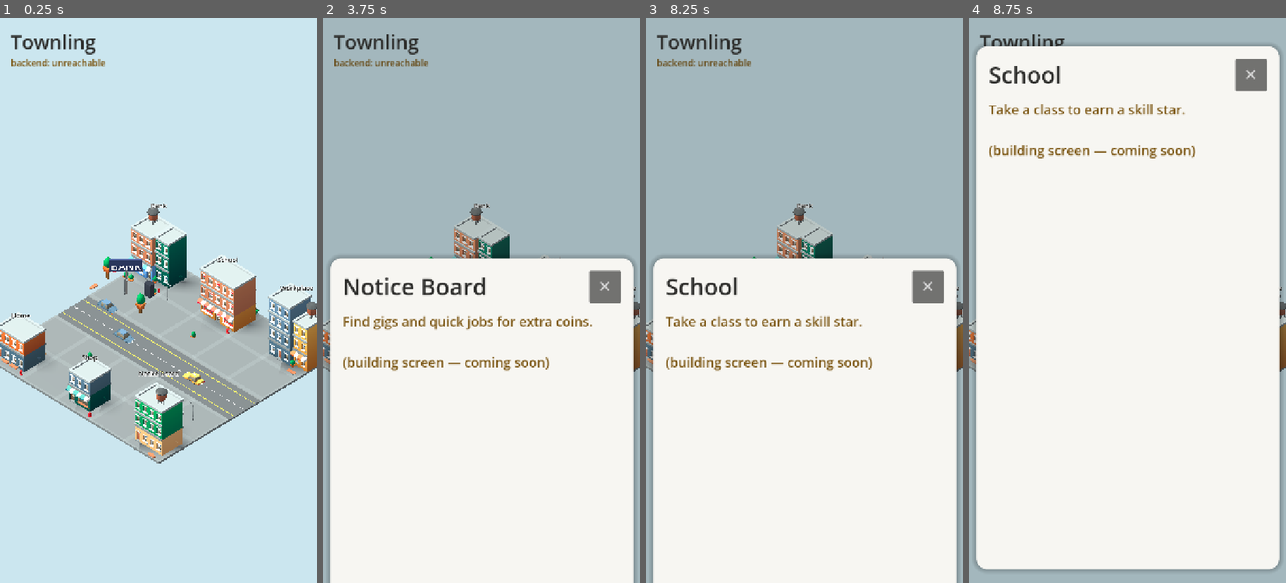
Above: before the commit, frames 1-4 (left to right).
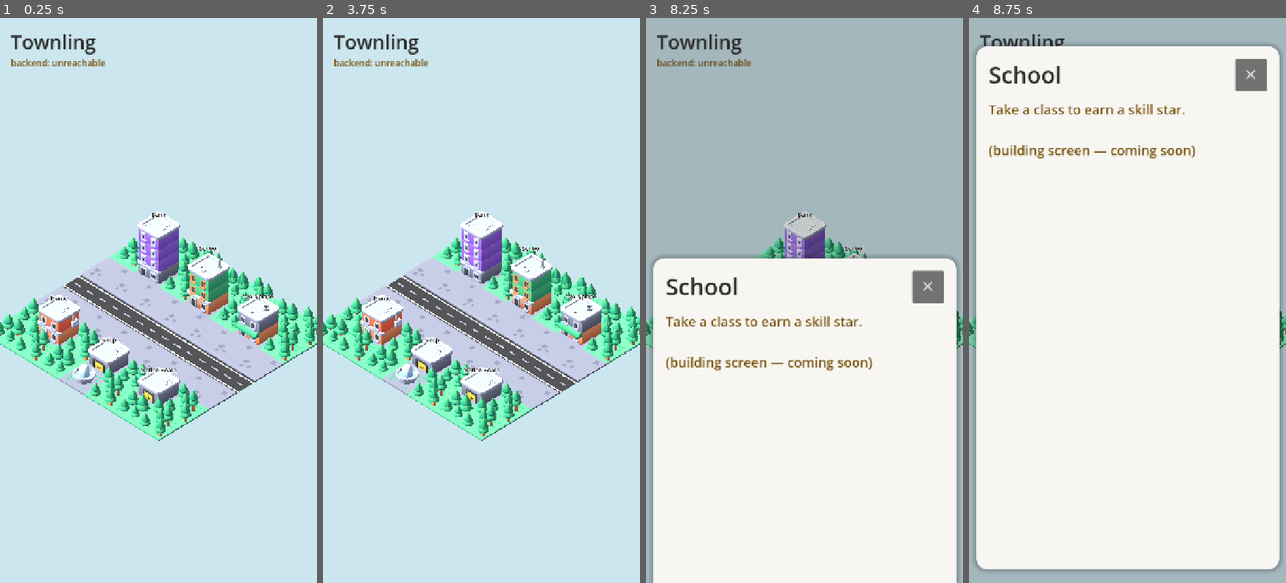
Above: after the commit, the same moments.

Repository: ayeshaverdan/townling
Game: Godot game, scene res://scenes/diorama.tscn
The game is run twice, just before and just after one commit, with the same random seed, the same clock (stepped at 60 frames per second) and the same inputs.
Inputs (mouse positions are in pixels of both pictures, inside the frame that each line leads up to):
- Up to frame 1 (0.25 s): no input
- Up to frame 2 (3.75 s): tap Enter at 0.5, 2.75 s; move the mouse to (551, 272) at 0.52 s; click (551, 272) at 0.67 s; click "✕" at 1.25 s; tap Space at 2, 3.5 s; move the mouse to (418, 328) at 2.02 s; click (418, 328) at 2.17 s; move the mouse to (513, 176) at 2.77 s; click (513, 176) at 2.92 s; move the mouse to (465, 413) at 3.52 s; click (465, 413) at 3.67 s
- Up to frame 3 (8.25 s): click (928, 74) at 4.25 s, where only the run before the commit has a clickable "✕"; tap Enter at 5 s; move the mouse to (899, 385) at 5.02 s; click (899, 385) at 5.17 s; tap Space at 5.75 s; move the mouse to (709, 215) at 5.77 s; click (709, 215) at 5.92 s; move the mouse to (820, 300) at 6.52 s; click (820, 300) at 6.67 s; move the mouse to (756, 159) at 7.27 s; click (756, 159) at 7.42 s; move the mouse to (874, 272) at 8.02 s; click (874, 272) at 8.17 s
- Up to frame 4 (8.75 s): no input

The runs differ from the first frame. In frame 1, 25% of the frame differs, in the area x 0-100%, y 32-79%; in frame 2, 98%, in the area x 0-100%, y 0-100%; in frame 3, 1.7%; in frame 4, 0.4%.

Commit message:
Switch town to Kenney Starter Kit: City Builder
Replace the KayKit City Builder Bits town with Kenney's Starter Kit: City
Builder (MIT kit / CC0 models) — a cleaner low-poly city with real tree
tiles, a fountain, grass, roads, and a shared colormap. Rebuild the diorama
on the kit's 1×1 grid: six labelled landmark buildings on a grass grid with
a street, sidewalks, trees and a fountain; tap-to-open interaction, labels
and backend overlay retained.

We use the kit's models only (not its GridMap builder). Removes the KayKit
city assets; the KayKit Adventurers character placeholder is unchanged.
Updates design doc §18, CLAUDE.md, attributions and the assets README.

Co-Authored-By: Claude Opus 4.8 <noreply@anthropic.com>

Diff:
--- a/game/scripts/diorama.gd
+++ b/game/scripts/diorama.gd
@@ -1,41 +1,42 @@
 extends Node3D
 ## Townling town diorama (design doc §5, §18 visual-direction update).
 ##
-## Low-poly 3D on a fixed orthographic (isometric) camera. The six Band-B
-## landmark buildings (spec §5 / design doc §5) sit on a 2x2-unit grid of
-## KayKit City Builder tiles, each captioned with a floating label. Tapping a
-## building slides its screen up over the city; closing returns to the city —
-## everything one tap deep.
+## Low-poly 3D on a fixed orthographic (isometric) camera, built from Kenney's
+## City Builder kit (1x1-unit tiles). The six Band-B landmark buildings (spec
+## §5) sit on a grass grid with a street, sidewalks, trees and a fountain, each
+## captioned with a floating label. Tapping a building slides its screen up over
+## the city; closing returns to it — one tap deep.
 ##
 ## The backend health check from the bootstrap is retained as a UI overlay.
 
-const CITY := "res://assets/city/Assets/gltf/"
-const TILE := 2.0  # world units per grid cell
-
-## The six launch landmarks. Each: display name, building mesh, grid cell, and a
-## one-line purpose blurb shown on the (placeholder) building screen.
+const KEN := "res://assets/kenney/"
+const TILE := 1.0  # world units per grid cell
+
+## The six launch landmarks: name, Kenney model, grid cell, purpose blurb.
 const LANDMARKS := [
-	{"name": "Bank", "mesh": "building_G", "cell": Vector2i(0, 0),
+	{"name": "Bank", "model": "building-small-c", "cell": Vector2i(1, 1),
 		"blurb": "Save your coins in the jar and watch them grow."},
-	{"name": "School", "mesh": "building_E", "cell": Vector2i(2, 0),
+	{"name": "School", "model": "building-small-b", "cell": Vector2i(3, 1),
 		"blurb": "Take a class to earn a skill star."},
-	{"name": "Workplace", "mesh": "building_H", "cell": Vector2i(4, 0),
+	{"name": "Workplace", "model": "building-small-d", "cell": Vector2i(5, 1),
 		"blurb": "Work a shift and earn your weekly salary."},
-	{"name": "Home", "mesh": "building_B", "cell": Vector2i(0, 4),
+	{"name": "Home", "model": "building-small-a", "cell": Vector2i(1, 5),
 		"blurb": "Rest to refill energy, decorate, plan your day."},
-	{"name": "Shop", "mesh": "building_A", "cell": Vector2i(2, 4),
+	{"name": "Shop", "model": "building-garage", "cell": Vector2i(3, 5),
 		"blurb": "Buy groceries and the things you need."},
-	{"name": "Notice Board", "mesh": "building_D", "cell": Vector2i(4, 4),
+	{"name": "Notice Board", "model": "building-garage", "cell": Vector2i(5, 5),
 		"blurb": "Find gigs and quick jobs for extra coins."},
 ]
-## Mesh heights (world units) for label placement + pick boxes, from glTF bounds.
+## Model heights (world units) for label placement + pick boxes, from glTF bounds.
 const HEIGHTS := {
-	"building_A": 1.65, "building_B": 1.65, "building_D": 2.97,
-	"building_E": 2.35, "building_G": 2.98, "building_H": 3.05,
+	"building-small-a": 0.95, "building-small-b": 1.63, "building-small-c": 1.75,
+	"building-small-d": 1.0, "building-garage": 0.55,
 }
-const COLS := 5
-const ROWS := 5
-const ROAD_ROW := 2
+const COLS := 7
+const ROWS := 7
+const ROAD_ROW := 3
+const SIDEWALK_ROWS := [2, 4]
+const FOUNTAIN_CELL := Vector2i(3, 6)
 
 const DEFAULT_API_BASE := "http://localhost:8000"
 var _api_base := DEFAULT_API_BASE
@@ -48,7 +49,6 @@
 @onready var world: Node3D = $World
 @onready var backend_status: Label = $UI/Banner/BackendStatus
 
-# Building-screen widgets (built in code).
 var _screen: Control
 var _card: PanelContainer
 var _screen_title: Label
@@ -79,10 +79,9 @@
 
 
 func _capture_and_quit() -> void:
-	# --zoom frames a single building for design review; default is the town.
 	if "--zoom" in OS.get_cmdline_args():
-		var focus := Vector3(0.0, 1.0, 1.4)  # the Bank lot
-		camera.size = 7.0
+		var focus := Vector3(1.0, 0.6, 1.0)  # the Bank
+		camera.size = 5.0
 		camera.position = focus + Vector3(9.0, 10.0, 9.0)
 		camera.look_at(focus, Vector3.UP)
 	for _i in range(6):
@@ -96,185 +95,92 @@
 
 func _setup_light() -> void:
 	sun.rotation = Vector3(deg_to_rad(-50.0), deg_to_rad(-55.0), 0.0)
-	sun.light_energy = 0.6
-	sun.light_color = Color(1.0, 0.97, 0.9)
+	sun.light_energy = 0.75
+	sun.light_color = Color(1.0, 0.98, 0.92)
 	sun.shadow_enabled = true
-	sun.shadow_blur = 2.0
+	sun.shadow_blur = 1.5
 
 
 func _build_town() -> void:
-	var landmark_cells := {}
+	var building_cells := {}
 	for lm in LANDMARKS:
-		landmark_cells[lm["cell"]] = lm
-
+		building_cells[lm["cell"]] = lm
+
+	# Ground layer: road / sidewalk / grass.
 	for row in ROWS:
 		for col in COLS:
 			var cell := Vector2i(col, row)
-			if landmark_cells.has(cell):
-				continue
 			if row == ROAD_ROW:
-				_place("%sroad_straight.gltf" % CITY, col, row, 90.0)
+				_spawn("road-straight", cell, 90.0)
+			elif row in SIDEWALK_ROWS:
+				_spawn("pavement", cell)
 			else:
-				_place("%sbase.gltf" % CITY, col, row)
-
+				_spawn("grass", cell)
+
+	# Landmarks + labels + pick boxes.
 	for lm in LANDMARKS:
 		var cell: Vector2i = lm["cell"]
-		var inst := _place("%s%s.gltf" % [CITY, lm["mesh"]], cell.x, cell.y)
+		var inst := _spawn(lm["model"], cell)
 		if inst == null:
 			continue
-		var height: float = HEIGHTS.get(lm["mesh"], 3.0)
+		var height: float = HEIGHTS.get(lm["model"], 1.5)
 		_add_label(inst, lm["name"], height)
 		var box := AABB(
-			Vector3(cell.x * TILE - 1.0, 0.0, cell.y * TILE - 1.0),
-			Vector3(2.0, height, 2.0)
+			Vector3(cell.x * TILE - 0.5, 0.0, cell.y * TILE - 0.5),
+			Vector3(TILE, height, TILE)
 		)
 		_picks.append({"name": lm["name"], "blurb": lm["blurb"], "box": box})
 
-		# Per-landmark detailing (one category at a time).
-		var origin := Vector3(cell.x * TILE, 0.0, cell.y * TILE)
-		if lm["name"] == "Bank":
-			_decorate_bank(origin)
-
-	_place("%scar_sedan.gltf" % CITY, 1, ROAD_ROW, 90.0)
-	_place("%scar_taxi.gltf" % CITY, 3, ROAD_ROW, -90.0)
-	_place("%sbush.gltf" % CITY, 2, 1)
-	_place("%sbush.gltf" % CITY, 1, 3)
-	_place("%sbush.gltf" % CITY, 3, 3)
-	_place("%sstreetlight.gltf" % CITY, 0, 1, 180.0)
-	_place("%sstreetlight.gltf" % CITY, 4, 3)
-
-
-func _place(path: String, col: int, row: int, rot_deg: float = 0.0) -> Node3D:
-	var packed: Resource = load(path)
+	# Greenery: trees on the open grass cells (rows 0/6 and gaps in 1/5).
+	var tree_cells := [
+		Vector2i(0, 0), Vector2i(1, 0), Vector2i(2, 0), Vector2i(3, 0),
+		Vector2i(4, 0), Vector2i(5, 0), Vector2i(6, 0),
+		Vector2i(0, 1), Vector2i(2, 1), Vector2i(4, 1), Vector2i(6, 1),
+		Vector2i(0, 5), Vector2i(2, 5), Vector2i(4, 5), Vector2i(6, 5),
+		Vector2i(0, 6), Vector2i(1, 6), Vector2i(2, 6), Vector2i(4, 6),
+		Vector2i(5, 6), Vector2i(6, 6),
+	]
+	var tall := true
+	for cell in tree_cells:
+		_spawn("grass-trees-tall" if tall else "grass-trees", cell)
+		tall = not tall
+
+	# A fountain centrepiece in the front park.
+	_spawn("pavement-fountain", FOUNTAIN_CELL)
+
+
+## Instance a Kenney model at grid (col, row), rotated about Y.
+func _spawn(model: String, cell: Vector2i, rot_deg: float = 0.0) -> Node3D:
+	var packed: Resource = load("%s%s.glb" % [KEN, model])
 	if packed == null:
-		push_warning("Missing asset: %s" % path)
+		push_warning("Missing model: %s" % model)
 		return null
 	var inst: Node3D = packed.instantiate()
-	inst.position = Vector3(col * TILE, 0.0, row * TILE)
+	inst.position = Vector3(cell.x * TILE, 0.0, cell.y * TILE)
 	inst.rotation.y = deg_to_rad(rot_deg)
 	world.add_child(inst)
 	return inst
-
-
-# --- Composition helpers (world-space) -------------------------------------
-
-## Instance a kit asset at a world position, rotated about Y and scaled.
-func _spawn_at(path: String, pos: Vector3, rot_deg: float = 0.0, scale: float = 1.0) -> Node3D:
-	var packed: Resource = load(path)
-	if packed == null:
-		push_warning("Missing asset: %s" % path)
-		return null
-	var inst: Node3D = packed.instantiate()
-	inst.position = pos
-	inst.rotation.y = deg_to_rad(rot_deg)
-	inst.scale = Vector3.ONE * scale
-	world.add_child(inst)
-	return inst
-
-
-## A soft matte coloured box primitive (for signage / trunks).
-func _box(size: Vector3, color: Color, pos: Vector3) -> MeshInstance3D:
-	var mi := MeshInstance3D.new()
-	var mesh := BoxMesh.new()
-	mesh.size = size
-	mi.mesh = mesh
-	var mat := StandardMaterial3D.new()
-	mat.albedo_color = color
-	mat.roughness = 0.95
-	mat.specular_mode = BaseMaterial3D.SPECULAR_DISABLED
-	mi.material_override = mat
-	mi.position = pos
-	world.add_child(mi)
-	return mi
-
-
-## A low-poly tree: slim brown trunk + a scaled bush canopy, styled to the kit.
-func _tree(pos: Vector3, size: float = 2.0) -> void:
-	_box(Vector3(0.1, 0.45, 0.1), Color("6b4a2a"), pos + Vector3(0, 0.22, 0))
-	_spawn_at("%sbush.gltf" % CITY, pos + Vector3(0, 0.35, 0), 0.0, size)
-
-
-## A standing sign: post + coloured panel + billboard text.
-func _sign(pos: Vector3, text: String, panel_color: Color, face_deg: float) -> void:
-	var root := Node3D.new()
-	root.position = pos
-	root.rotation.y = deg_to_rad(face_deg)
-	world.add_child(root)
-
-	var post := MeshInstance3D.new()
-	var post_mesh := BoxMesh.new()
-	post_mesh.size = Vector3(0.09, 1.35, 0.09)
-	post.mesh = post_mesh
-	var post_mat := StandardMaterial3D.new()
-	post_mat.albedo_color = Color("8a8a8a")
-	post.material_override = post_mat
-	post.position = Vector3(0, 0.675, 0)
-	root.add_child(post)
-
-	var panel := MeshInstance3D.new()
-	var panel_mesh := BoxMesh.new()
-	panel_mesh.size = Vector3(1.35, 0.6, 0.08)
-	panel.mesh = panel_mesh
-	var panel_mat := StandardMaterial3D.new()
-	panel_mat.albedo_color = panel_color
-	panel_mat.roughness = 0.9
-	panel.material_override = panel_mat
-	panel.position = Vector3(0, 1.55, 0)
-	root.add_child(panel)
-
-	var label := Label3D.new()
-	label.text = text
-	label.billboard = BaseMaterial3D.BILLBOARD_ENABLED
-	label.pixel_size = 0.005
-	label.font_size = 90
-	label.outline_size = 10
-	label.modulate = Color("ffffff")
-	label.outline_modulate = Color(0.06, 0.1, 0.24, 1.0)
-	label.position = Vector3(0, 1.55, 0.06)
-	root.add_child(label)
-
-
-## Detail the Bank lot: hedges, trees, a BANK sign, an ATM, street furniture.
-## Front faces the road (+Z). Kept inside the lot so it reads at town scale.
-func _decorate_bank(origin: Vector3) -> void:
-	# Neat trimmed hedge along the frontage, with a gap for the entrance path.
-	for x in [-0.8, -0.5, 0.5, 0.8]:
-		_spawn_at("%sbush.gltf" % CITY, origin + Vector3(x, 0, 1.1), 0.0, 1.1)
-	# Two trees framing the plot at the front corners, clear of the sign.
-	_tree(origin + Vector3(-1.35, 0, 1.6))
-	_tree(origin + Vector3(1.35, 0, 2.4))
-	# Prominent BANK sign on the entrance path, facing the camera.
-	_sign(origin + Vector3(0.0, 0, 1.9), "BANK", Color("3a4a7a"), 45.0)
-	# An ATM: dark cabinet + a little blue screen, beside the entrance.
-	_box(Vector3(0.34, 0.72, 0.28), Color("343a45"), origin + Vector3(0.75, 0.36, 1.3))
-	_box(Vector3(0.22, 0.16, 0.06), Color("6aa6d6"), origin + Vector3(0.75, 0.5, 1.16))
-	# Street furniture, tucked to the sides.
-	_spawn_at("%sbench.gltf" % CITY, origin + Vector3(-1.3, 0, 2.5), 90.0)
-	_spawn_at("%sstreetlight.gltf" % CITY, origin + Vector3(1.5, 0, 1.0), 180.0)
-	_spawn_at("%sfirehydrant.gltf" % CITY, origin + Vector3(-1.45, 0, 1.1))
-	# A customer's car parked at the curb.
-	_spawn_at("%scar_sedan.gltf" % CITY, origin + Vector3(0.1, 0, 3.05), 90.0)
 
 
 func _add_label(building: Node3D, text: String, height: float) -> void:
 	var label := Label3D.new()
 	label.text = text
 	label.billboard = BaseMaterial3D.BILLBOARD_ENABLED
-	label.pixel_size = 0.006
-	label.font_size = 44
+	label.pixel_size = 0.0035
+	label.font_size = 48
 	label.outline_size = 10
 	label.modulate = Color("2c2c2a")
 	label.outline_modulate = Color(1, 1, 1, 0.95)
-	label.position = Vector3(0.0, height + 0.6, 0.0)
+	label.position = Vector3(0.0, height + 0.35, 0.0)
 	building.add_child(label)
 
 
 func _setup_camera() -> void:
-	var target := Vector3((COLS - 1) * TILE * 0.5, 3.0, (ROWS - 1) * TILE * 0.5)
+	var target := Vector3((COLS - 1) * TILE * 0.5, 1.2, (ROWS - 1) * TILE * 0.5)
 	camera.projection = Camera3D.PROJECTION_ORTHOGONAL
 	camera.keep_aspect = Camera3D.KEEP_WIDTH
-	camera.size = 13.0
-	camera.position = target + Vector3(14.0, 15.0, 14.0)
+	camera.size = 9.0
+	camera.position = target + Vector3(12.0, 13.0, 12.0)
 	camera.look_at(target, Vector3.UP)
 
 
@@ -304,7 +210,6 @@
 		_open_screen(best)
 
 
-## Ray/AABB entry distance via the slab method; -1 if no hit.
 func _ray_aabb(ro: Vector3, rd: Vector3, box: AABB) -> float:
 	var tmin := -INF
 	var tmax := INF
@@ -339,7 +244,7 @@
 	_screen.visible = true
 	_size_card()
 	var vp := get_viewport().get_visible_rect().size
-	_card.position = Vector2(16.0, vp.y)  # start just below the screen
+	_card.position = Vector2(16.0, vp.y)
 	var tween := create_tween()
 	tween.tween_property(_card, "position:y", 64.0, 0.25) \
 		.set_trans(Tween.TRANS_CUBIC).set_ease(Tween.EASE_OUT)
@@ -361,7 +266,6 @@
 func _setup_ui() -> void:
 	var ui: CanvasLayer = $UI
 
-	# Full-screen blocker; a tap on the dim area outside the card closes it.
 	_screen = Control.new()
 	_screen.set_anchors_preset(Control.PRESET_FULL_RECT)
 	_screen.mouse_filter = Control.MOUSE_FILTER_STOP
@@ -378,7 +282,6 @@
 	dim.mouse_filter = Control.MOUSE_FILTER_IGNORE
 	_screen.add_child(dim)
 
-	# The card (manual size/position so it can slide independently).
 	_card = PanelContainer.new()
 	_card.mouse_filter = Control.MOUSE_FILTER_STOP
 	var style := StyleBoxFlat.new()
Binary file removed: game/assets/city/Assets/gltf/base.bin
Not shown, removed: game/assets/city/Assets/gltf/base.gltf
Not shown, removed: game/assets/city/Assets/gltf/base.gltf.import
Binary file removed: game/assets/city/Assets/gltf/bench.bin
Not shown, removed: game/assets/city/Assets/gltf/bench.gltf
Not shown, removed: game/assets/city/Assets/gltf/bench.gltf.import
Binary file removed: game/assets/city/Assets/gltf/box_A.bin
Not shown, removed: game/assets/city/Assets/gltf/box_A.gltf
Not shown, removed: game/assets/city/Assets/gltf/box_A.gltf.import
Binary file removed: game/assets/city/Assets/gltf/box_B.bin
Not shown, removed: game/assets/city/Assets/gltf/box_B.gltf
Not shown, removed: game/assets/city/Assets/gltf/box_B.gltf.import
(and 159 more such lines)
